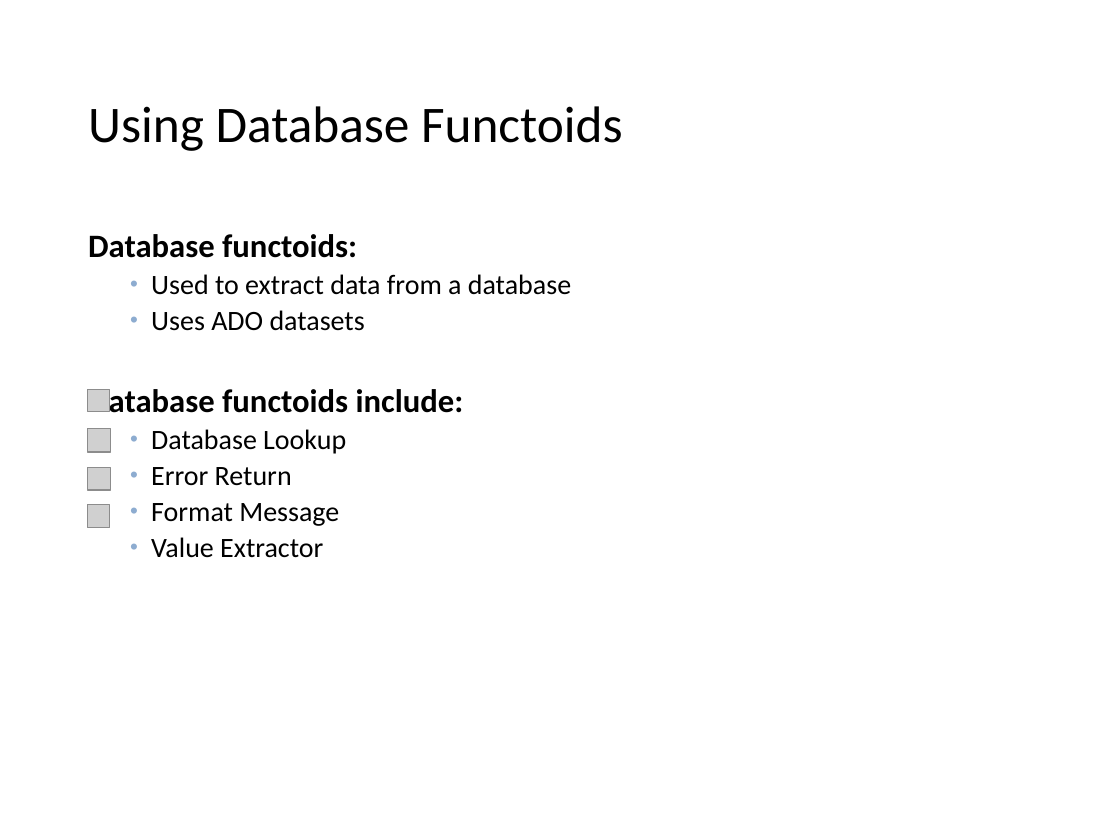
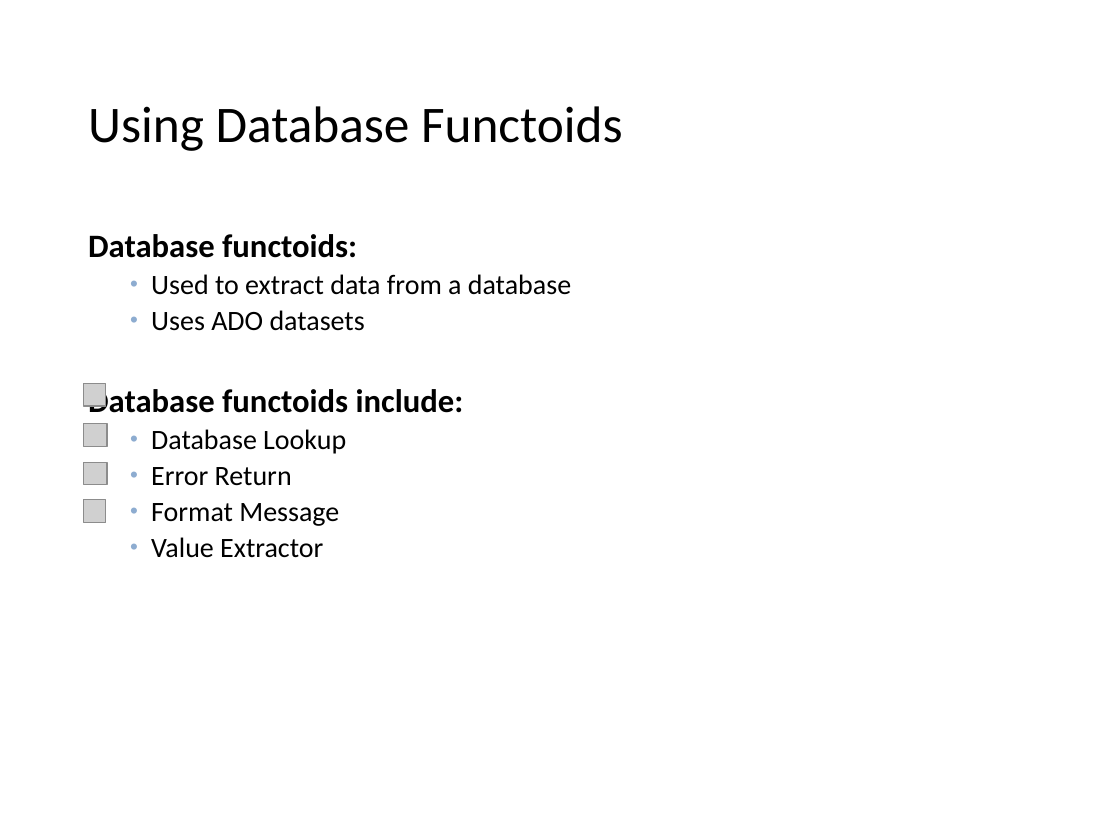
Before and after one commit to wmmihaa/BizTalk-Server---Developing-Integration-Solutions, a slide deck: slide 16 of Slides/Module 3 - Maps.pptx. Drawn at 1120x840 pixels with LibreOffice and Linux fonts; fonts in the diff are those of the drawing; grey boxes stand for pictures. Boxes give left, top, right and bottom in pixels: in the first picture for what was removed or moved away, otherwise in the second. Text is boxed around its words. In the diff, an @@ line names an element or a change of style, - is before the commit and + after.

```diff
--- a/Slides/Module 3 - Maps.pptx
+++ b/Slides/Module 3 - Maps.pptx
@@ 4 pictures: place and size @@
-4 pictures at bbox=[87, 389, 111, 529]
+4 pictures at bbox=[84, 384, 108, 523]
```
Also in this commit, not shown: 4 other slides changed.
